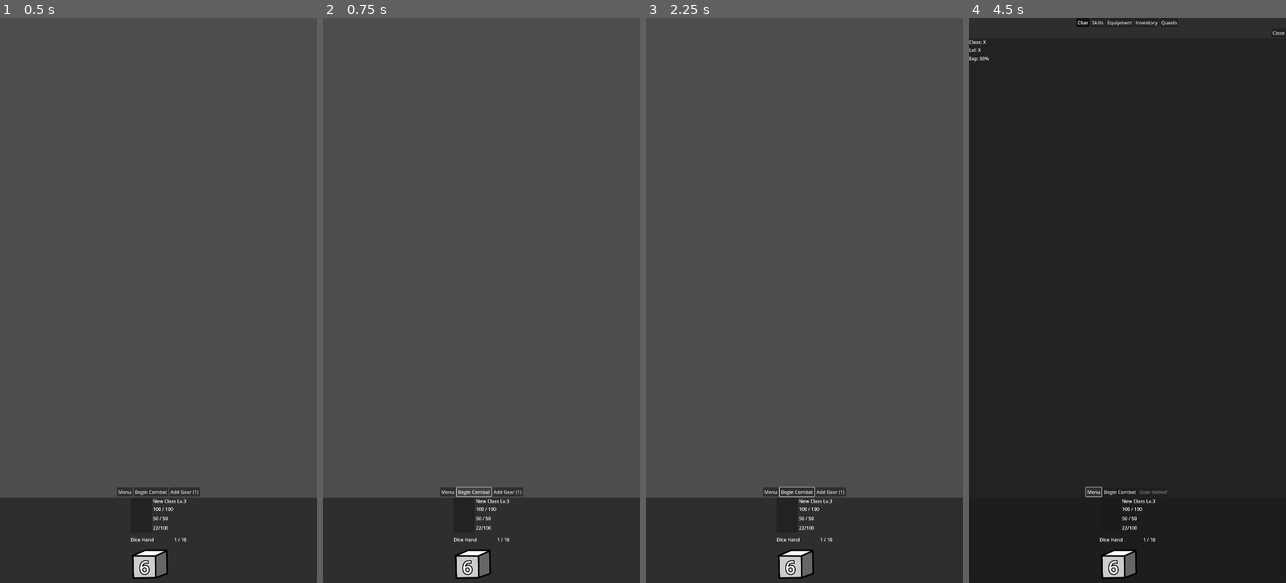
Above: before the commit, frames 1-4 (left to right).
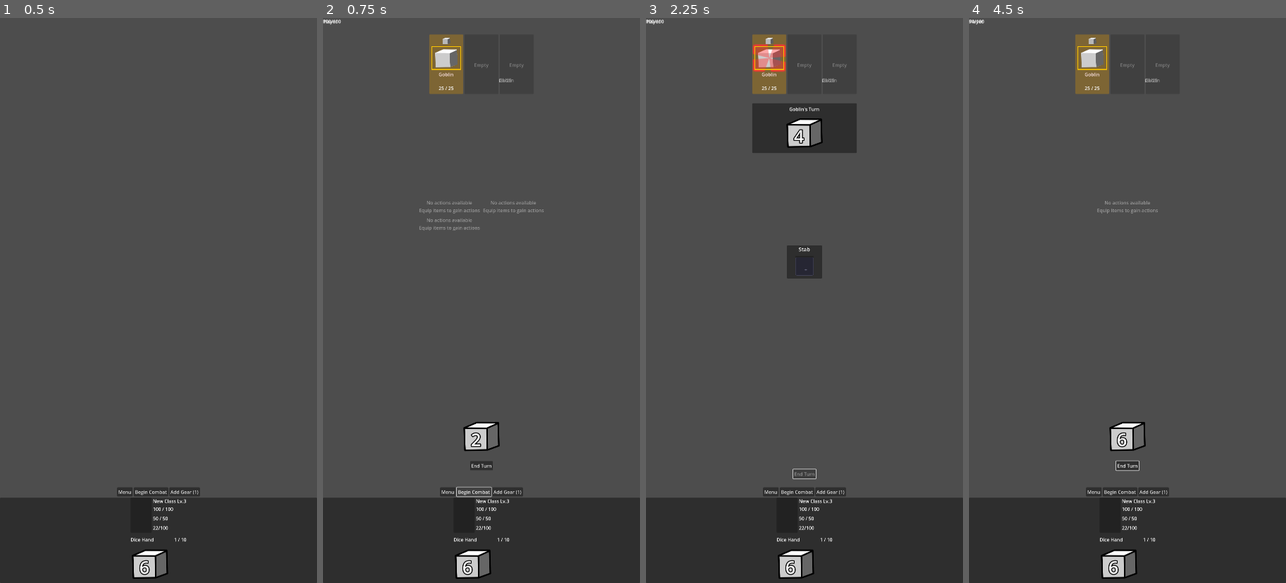
Above: after the commit, the same moments.

Repository: smugmonster66-design/godot-dice-rpg
Game: Godot game, scene res://scenes/game/map_scene.tscn
Two runs of this game, one before a commit and one after it. Both use one fixed random seed, a clock stepped at 60 frames per second and the inputs below.
Inputs (mouse positions are in pixels of both pictures, inside the frame that each line leads up to):
- Up to frame 1 (0.5 s): no input
- Up to frame 2 (0.75 s): click "Begin Combat" at 0.5 s
- Up to frame 3 (2.25 s): click (798, 492) at 1.25 s, where only the run before the commit has a clickable "Begin Combat"; click (804, 464) at 2 s, where only the run after the commit has a clickable "End Turn"
- Up to frame 4 (4.5 s): click (1152, 492) at 2.75 s, where only the run before the commit has a clickable "Add Gear (1)"; click (1121, 492) at 3.5 s, where only the run before the commit has a clickable "Begin Combat"; click (1092, 492) at 4.25 s, where only the run before the commit has a clickable "Menu"

Frame 1 is identical in both runs. In frame 2, 2.1% of the frame differs, in the area x 0-70%, y 0-80%; in frame 3, 4.7%; in frame 4, 84%, in the area x 0-100%, y 0-85%.

Commit message:
update

Diff:
--- a/menu_test.gd
+++ /dev/null
@@ -1,61 +0,0 @@
-# menu_test.gd
-# Test harness for menu - creates fake player data
-extends Control
-
-var player_menu: Control
-
-func _ready():
-	print("🧪 MENU TEST SCENE")
-
-	# Get menu reference
-	player_menu = $PlayerMenuMobile
-
-	# Create fake player for testing
-	var fake_player = create_test_player()
-
-	# Show menu
-	player_menu.show()
-	player_menu.open_menu(fake_player)
-
-	print("✅ Menu should now be visible")
-	print("💡 Press ESC to close menu")
-
-func create_test_player() -> Player:
-	"""Create a fake player with test data"""
-	var player = Player.new()
-	player.name = "TestPlayer"
-
-	# Set up a test class
-	var warrior = PlayerClass.create_warrior()
-	player.add_class("Warrior", warrior)
-	player.switch_class("Warrior")
-
-	# Add some test items
-	var test_sword = {
-		"name": "Test Sword",
-		"slot": "Main Hand",
-		"stats": {"strength": 10},
-		"description": "A test weapon"
-	}
-	player.add_to_inventory(test_sword)
-
-	var test_helmet = {
-		"name": "Test Helmet",
-		"slot": "Head",
-		"stats": {"armor": 5},
-		"description": "A test helmet"
-	}
-	player.add_to_inventory(test_helmet)
-
-	var test_potion = {
-		"name": "Health Potion",
-		"type": "Consumable",
-		"effect": "heal",
-		"amount": 50,
-		"description": "Restores 50 HP"
-	}
-	player.add_to_inventory(test_potion)
-
-	print("✅ Created test player with %d items" % player.inventory.size())
-
-	return player
--- a/resources/affixes/weapon/heavy weapon affixes/icy_blast_affix.tres
+++ b/resources/affixes/weapon/heavy weapon affixes/icy_blast_affix.tres
@@ -1,10 +1,12 @@
-[gd_resource type="Resource" script_class="Affix" load_steps=2 format=3 uid="uid://nvqiwprh2rv0"]
+[gd_resource type="Resource" script_class="Affix" load_steps=3 format=3 uid="uid://nvqiwprh2rv0"]
 
 [ext_resource type="Script" uid="uid://c8ianog20smkw" path="res://resources/data/affix.gd" id="1_8cptt"]
+[ext_resource type="Resource" uid="uid://dichqyjowjanf" path="res://resources/actions/items/weapons/heavy/first/icy_blast_action.tres" id="1_hb7h0"]
 
 [resource]
 script = ExtResource("1_8cptt")
 affix_name = "Icy Blast"
 description = "Grants the Icy Blast action. "
 category = 31
+granted_action = ExtResource("1_hb7h0")
 metadata/_custom_type_script = "uid://c8ianog20smkw"
--- a/resources/dice/enemy/d6_goblin_water_enchant.tres
+++ b/resources/dice/enemy/d6_goblin_water_enchant.tres
@@ -1,14 +1,16 @@
-[gd_resource type="Resource" script_class="DieResource" load_steps=6 format=3 uid="uid://rtmmv2m3yyt1"]
+[gd_resource type="Resource" script_class="DieResource" load_steps=7 format=3 uid="uid://rtmmv2m3yyt1"]
 
-[ext_resource type="Texture2D" uid="uid://bpyoyfpeoa6hb" path="res://assets/dice/D6s/d6-basic.png" id="1_axhbu"]
+[ext_resource type="Texture2D" uid="uid://dr42i14gm0fjv" path="res://assets/dice/d6-basic-fill.png" id="1_8tmxb"]
 [ext_resource type="Script" uid="uid://s6ivem1wgjrx" path="res://resources/data/dice_affix.gd" id="1_iqnyg"]
 [ext_resource type="Script" uid="uid://d3l85pyscg85h" path="res://resources/data/die_resource.gd" id="2_qeita"]
 [ext_resource type="Resource" uid="uid://bgdacj1mitxxo" path="res://resources/dice_affixes/water_enchant_dieaffix.tres" id="3_lntug"]
 [ext_resource type="Resource" uid="uid://bjjh553nkxst3" path="res://resources/dice_affixes/sparkly_affix/sparkle_dieaffix.tres" id="4_lntug"]
+[ext_resource type="Texture2D" uid="uid://bur1msy570ruf" path="res://assets/dice/d6-basic-stroke.png" id="6_rwn6i"]
 
 [resource]
 script = ExtResource("2_qeita")
 display_name = "Goblin Water Die"
-icon = ExtResource("1_axhbu")
+fill_texture = ExtResource("1_8tmxb")
+stroke_texture = ExtResource("6_rwn6i")
 inherent_affixes = Array[ExtResource("1_iqnyg")]([ExtResource("3_lntug"), ExtResource("4_lntug")])
 metadata/_custom_type_script = "uid://d3l85pyscg85h"
--- /dev/null
+++ b/resources/encounters/goblin_solo.tres
@@ -0,0 +1,13 @@
+[gd_resource type="Resource" script_class="CombatEncounter" load_steps=4 format=3 uid="uid://couqhbcv0nj5p"]
+
+[ext_resource type="Script" uid="uid://dgbvtipfph6x3" path="res://resources/data/enemy_data.gd" id="1_rt11r"]
+[ext_resource type="Script" uid="uid://bbk8nd6ma5i6p" path="res://resources/data/combat_encounter.gd" id="2_c0b3p"]
+[ext_resource type="Resource" uid="uid://ckwt0g0tr5gij" path="res://resources/enemies/goblin.tres" id="2_k0exw"]
+
+[resource]
+script = ExtResource("2_c0b3p")
+encounter_name = "Just One Goblin"
+description = "Just the one dude."
+encounter_id = "goblin_solo"
+enemies = Array[ExtResource("1_rt11r")]([ExtResource("2_k0exw")])
+metadata/_custom_type_script = "uid://bbk8nd6ma5i6p"
--- a/resources/enemies/goblin.tres
+++ b/resources/enemies/goblin.tres
@@ -1,20 +1,19 @@
-[gd_resource type="Resource" script_class="EnemyData" load_steps=8 format=3 uid="uid://ckwt0g0tr5gij"]
+[gd_resource type="Resource" script_class="EnemyData" load_steps=7 format=3 uid="uid://ckwt0g0tr5gij"]
 
 [ext_resource type="Script" uid="uid://b1kctq61bwysh" path="res://resources/data/action.gd" id="1_bxi3o"]
 [ext_resource type="Resource" uid="uid://c8dyd1d4rmg7g" path="res://resources/actions/enemy/goblins/goblin_stab.tres" id="2_3kmag"]
 [ext_resource type="Script" uid="uid://dgbvtipfph6x3" path="res://resources/data/enemy_data.gd" id="2_eoums"]
 [ext_resource type="Script" uid="uid://d3l85pyscg85h" path="res://resources/data/die_resource.gd" id="3_3kmag"]
-[ext_resource type="Texture2D" uid="uid://bpyoyfpeoa6hb" path="res://assets/dice/D6s/d6-basic.png" id="3_8263n"]
+[ext_resource type="Texture2D" uid="uid://dr42i14gm0fjv" path="res://assets/dice/d6-basic-fill.png" id="3_qxlb2"]
 [ext_resource type="Resource" uid="uid://byir7m1xtkf74" path="res://resources/dice/d6_basic.tres" id="5_qxlb2"]
-[ext_resource type="Resource" uid="uid://rtmmv2m3yyt1" path="res://resources/dice/enemy/d6_goblin_water_enchant.tres" id="6_qxlb2"]
 
 [resource]
 script = ExtResource("2_eoums")
 enemy_name = "Goblin"
 description = "He's stab-happy to see you."
-portrait = ExtResource("3_8263n")
+portrait = ExtResource("3_qxlb2")
 max_health = 25
-starting_dice = Array[ExtResource("3_3kmag")]([ExtResource("5_qxlb2"), ExtResource("6_qxlb2")])
+starting_dice = Array[ExtResource("3_3kmag")]([ExtResource("5_qxlb2")])
 combat_actions = Array[ExtResource("1_bxi3o")]([ExtResource("2_3kmag")])
 ai_strategy = 0
 experience_reward = 15
--- a/scenes/game/map_scene.tscn
+++ b/scenes/game/map_scene.tscn
@@ -6,7 +6,7 @@
 [ext_resource type="Script" uid="uid://bmitbn1xm1k41" path="res://scripts/ui/components/combat_button.gd" id="2_t547c"]
 [ext_resource type="Script" uid="uid://cmngrutsjny1t" path="res://scripts/ui/combat/post_combat_summary.gd" id="3_2b48g"]
 [ext_resource type="Script" uid="uid://gax4pbuq25uv" path="res://resources/data/equippable_item.gd" id="3_3c4m5"]
-[ext_resource type="Resource" uid="uid://bd34csdn887p6" path="res://resources/encounters/goblins_basic.tres" id="3_o83tl"]
+[ext_resource type="Resource" uid="uid://couqhbcv0nj5p" path="res://resources/encounters/goblin_solo.tres" id="5_t547c"]
 [ext_resource type="PackedScene" uid="uid://cqp8tlucqj7xe" path="res://scenes/ui/map/map_dice_panel.tscn" id="8_bg5j8"]
 [ext_resource type="Resource" uid="uid://dynp53wsejoff" path="res://resources/items/main hand/frost_hammer.tres" id="10_5osyn"]
 
@@ -135,7 +135,7 @@
 layout_mode = 2
 text = "Begin Combat"
 script = ExtResource("2_t547c")
-encounter = ExtResource("3_o83tl")
+encounter = ExtResource("5_t547c")
 
 [node name="AddStartingGearButton" type="Button" parent="UILayer/VBoxContainer/TopBar"]
 layout_mode = 2
--- a/scenes/menu_test.tscn
+++ /dev/null
@@ -1,19 +0,0 @@
-[gd_scene load_steps=3 format=3 uid="uid://c1e43xmo8a6mj"]
-
-[ext_resource type="Script" uid="uid://ds7slbhppb4ic" path="res://menu_test.gd" id="1_6d51h"]
-[ext_resource type="Script" uid="uid://cids66pnijm6v" path="res://scripts/ui/menus/player_menu_mobile.gd" id="2_swvxw"]
-
-[node name="MenuTest" type="Control"]
-layout_mode = 3
-anchors_preset = 15
-anchor_right = 1.0
-anchor_bottom = 1.0
-grow_horizontal = 2
-grow_vertical = 2
-script = ExtResource("1_6d51h")
-
-[node name="PlayerMenuMobile" type="Control" parent="."]
-anchors_preset = 0
-offset_right = 40.0
-offset_bottom = 40.0
-script = ExtResource("2_swvxw")
--- a/scenes/ui/components/dice/die_face_d10.tscn
+++ b/scenes/ui/components/dice/die_face_d10.tscn
@@ -1,12 +1,8 @@
-[gd_scene load_steps=3 format=3 uid="uid://hwhmyuwow310"]
+[gd_scene load_steps=2 format=3 uid="uid://hwhmyuwow310"]
 
 [ext_resource type="PackedScene" uid="uid://d3857al3f5842" path="res://scenes/ui/components/dice/die_face_base.tscn" id="1_kcqko"]
-[ext_resource type="Texture2D" uid="uid://bpyoyfpeoa6hb" path="res://assets/dice/D6s/d6-basic.png" id="2_pyddp"]
 
 [node name="DiceFace" instance=ExtResource("1_kcqko")]
-
-[node name="TextureRect" parent="." index="0"]
-texture = ExtResource("2_pyddp")
 
 [node name="ValueLabel" parent="." index="1"]
 offset_left = 23.0
--- a/scenes/ui/components/dice/die_face_d12.tscn
+++ b/scenes/ui/components/dice/die_face_d12.tscn
@@ -1,12 +1,8 @@
-[gd_scene load_steps=3 format=3 uid="uid://bdd66ionmp5y0"]
+[gd_scene load_steps=2 format=3 uid="uid://bdd66ionmp5y0"]
 
 [ext_resource type="PackedScene" uid="uid://d3857al3f5842" path="res://scenes/ui/components/dice/die_face_base.tscn" id="1_4ao8q"]
-[ext_resource type="Texture2D" uid="uid://dhiev4ey2efif" path="res://assets/dice/d12s/d12-basic.png" id="2_4ao8q"]
 
 [node name="DiceFace" instance=ExtResource("1_4ao8q")]
-
-[node name="TextureRect" parent="." index="0"]
-texture = ExtResource("2_4ao8q")
 
 [node name="ValueLabel" parent="." index="1"]
 offset_left = 45.0
--- a/scenes/ui/components/dice/die_face_d20.tscn
+++ b/scenes/ui/components/dice/die_face_d20.tscn
@@ -1,12 +1,8 @@
-[gd_scene load_steps=3 format=3 uid="uid://07hfk0kbpyg0"]
+[gd_scene load_steps=2 format=3 uid="uid://07hfk0kbpyg0"]
 
 [ext_resource type="PackedScene" uid="uid://d3857al3f5842" path="res://scenes/ui/components/dice/die_face_base.tscn" id="1_73o5s"]
-[ext_resource type="Texture2D" uid="uid://bpyoyfpeoa6hb" path="res://assets/dice/D6s/d6-basic.png" id="2_ad2yn"]
 
 [node name="DiceFace" instance=ExtResource("1_73o5s")]
-
-[node name="TextureRect" parent="." index="0"]
-texture = ExtResource("2_ad2yn")
 
 [node name="ValueLabel" parent="." index="1"]
 offset_left = 23.0
--- a/scenes/ui/components/dice/die_face_d4.tscn
+++ b/scenes/ui/components/dice/die_face_d4.tscn
@@ -1,12 +1,8 @@
-[gd_scene load_steps=3 format=3 uid="uid://bb36arbf4v52j"]
+[gd_scene load_steps=2 format=3 uid="uid://bb36arbf4v52j"]
 
 [ext_resource type="PackedScene" uid="uid://d3857al3f5842" path="res://scenes/ui/components/dice/die_face_base.tscn" id="1_r0c6s"]
-[ext_resource type="Texture2D" uid="uid://bpyoyfpeoa6hb" path="res://assets/dice/D6s/d6-basic.png" id="2_qlm7d"]
 
 [node name="DiceFace" instance=ExtResource("1_r0c6s")]
-
-[node name="TextureRect" parent="." index="0"]
-texture = ExtResource("2_qlm7d")
 
 [node name="ValueLabel" parent="." index="1"]
 offset_left = 23.0
--- a/scenes/ui/components/dice/die_face_d6.tscn
+++ b/scenes/ui/components/dice/die_face_d6.tscn
@@ -1,12 +1,8 @@
-[gd_scene load_steps=3 format=3 uid="uid://420xy563i06n"]
+[gd_scene load_steps=2 format=3 uid="uid://420xy563i06n"]
 
 [ext_resource type="PackedScene" uid="uid://d3857al3f5842" path="res://scenes/ui/components/dice/die_face_base.tscn" id="1_2jhwf"]
-[ext_resource type="Texture2D" uid="uid://bpyoyfpeoa6hb" path="res://assets/dice/D6s/d6-basic.png" id="2_2jhwf"]
 
 [node name="DiceFace" instance=ExtResource("1_2jhwf")]
-
-[node name="TextureRect" parent="." index="0"]
-texture = ExtResource("2_2jhwf")
 
 [node name="ValueLabel" parent="." index="1"]
 offset_left = 23.0
--- a/scenes/ui/components/dice/die_face_d8.tscn
+++ b/scenes/ui/components/dice/die_face_d8.tscn
@@ -1,12 +1,8 @@
-[gd_scene load_steps=3 format=3 uid="uid://pdgm4der3bkw"]
+[gd_scene load_steps=2 format=3 uid="uid://pdgm4der3bkw"]
 
 [ext_resource type="PackedScene" uid="uid://d3857al3f5842" path="res://scenes/ui/components/dice/die_face_base.tscn" id="1_fm2er"]
-[ext_resource type="Texture2D" uid="uid://bpyoyfpeoa6hb" path="res://assets/dice/D6s/d6-basic.png" id="2_1ux0x"]
 
 [node name="DiceFace" instance=ExtResource("1_fm2er")]
-
-[node name="TextureRect" parent="." index="0"]
-texture = ExtResource("2_1ux0x")
 
 [node name="ValueLabel" parent="." index="1"]
 offset_left = 23.0
--- a/scripts/autoload/game_manager.gd
+++ b/scripts/autoload/game_manager.gd
@@ -53,6 +53,8 @@
 	if current.name == "MapScene":
 		print("🎮 Current scene: MapScene")
 		map_scene_instance = current
+		# After getting map_scene_instance
+		print("🎮 MapScene instance scene_file_path: %s" % map_scene_instance.scene_file_path)
 
 		# Initialize player
 		initialize_player()
--- a/scripts/data/dice_pool.gd
+++ /dev/null
@@ -1,76 +0,0 @@
-# dice_pool.gd - Visual display of player's DieData dice
-extends HBoxContainer
-
-var player: Player = null
-
-func initialize(p_player: Player):
-	player = p_player
-
-	if player.dice_pool:
-		player.dice_pool.dice_rolled.connect(_on_dice_rolled)
-		display_dice()
-
-func _on_dice_rolled(_dice: Array):
-	display_dice()
-
-func display_dice():
-	# Clear existing
-	for child in get_children():
-		child.queue_free()
-
-	if not player or not player.dice_pool:
-		return
-
-	# Create visual for each available die
-	for die in player.dice_pool.available_dice:
-		var die_visual = create_die_visual(die)
-		add_child(die_visual)
-
-func create_die_visual(die: DieResource) -> Control:
-	var panel = PanelContainer.new()
-	panel.custom_minimum_size = Vector2(60, 60)
-
-	# Enable drag detection on the panel itself
-	var drag_detector = Control.new()
-	drag_detector.set_anchors_preset(Control.PRESET_FULL_RECT)
-	drag_detector.mouse_filter = Control.MOUSE_FILTER_STOP
-
-	# Override drag functions on the drag detector
-	drag_detector.set_script(preload("res://scripts/die_drag_handler.gd"))
-	drag_detector.die_data = die
-
-	panel.add_child(drag_detector)
-
-	var vbox = VBoxContainer.new()
-	vbox.mouse_filter = Control.MOUSE_FILTER_IGNORE
-	drag_detector.add_child(vbox)
-
-	# Die type label
-	var type_label = Label.new()
-	type_label.text = "D%d" % die.die_type
-	type_label.horizontal_alignment = HORIZONTAL_ALIGNMENT_CENTER
-	type_label.add_theme_font_size_override("font_size", 10)
-	type_label.mouse_filter = Control.MOUSE_FILTER_IGNORE
-	vbox.add_child(type_label)
-
-	# Current value
-	var value_label = Label.new()
-	value_label.text = str(die.get_total_value())
-	value_label.horizontal_alignment = HORIZONTAL_ALIGNMENT_CENTER
-	value_label.add_theme_font_size_override("font_size", 24)
-	value_label.mouse_filter = Control.MOUSE_FILTER_IGNORE
-	vbox.add_child(value_label)
-
-	# Tags
-	if die.tags.size() > 0:
-		var tag_label = Label.new()
-		tag_label.text = "[%s]" % ", ".join(die.tags)
-		tag_label.horizontal_alignment = HORIZONTAL_ALIGNMENT_CENTER
-		tag_label.add_theme_font_size_override("font_size", 8)
-		tag_label.mouse_filter = Control.MOUSE_FILTER_IGNORE
-		vbox.add_child(tag_label)
-
-	# Color based on die
-	panel.modulate = die.color
-
-	return panel
--- a/scripts/ui/components/combat_button.gd
+++ b/scripts/ui/components/combat_button.gd
@@ -29,9 +29,30 @@
 # INITIALIZATION
 # ============================================================================
 
+
+
 func _ready():
-	print("🔴 CombatButton._ready() - path: %s" % get_path())
-	print("   encounter: %s" % encounter)
+	print("🔴 CombatButton._ready()")
+
+	# Test loading the scripts
+	var encounter_script = load("res://resources/data/combat_encounter.gd")
+	print("   combat_encounter.gd: %s" % encounter_script)
+
+	var enemy_script = load("res://resources/data/enemy_data.gd")
+	print("   enemy_data.gd: %s" % enemy_script)
+
+	# Test loading the enemy resource
+	var goblin = load("res://resources/enemies/goblin.tres")
+	print("   goblin.tres: %s" % goblin)
+
+	# Test loading the encounter
+	var encounter_res = load("res://resources/encounters/goblins_basic.tres")
+	print("   goblins_basic.tres: %s" % encounter_res)
+
+	if encounter_res and not encounter:
+		encounter = encounter_res
+		print("   FORCE ASSIGNED!")
+
 	# Connect button press
 	if not pressed.is_connected(_on_pressed):
 		pressed.connect(_on_pressed)
@@ -43,6 +64,8 @@
 	# Validate encounter
 	if validate_on_ready:
 		_validate_encounter()
+
+
 
 func _validate_encounter():
 	"""Validate the encounter configuration"""
--- a/scripts/ui/components/die_visual.gd
+++ b/scripts/ui/components/die_visual.gd
@@ -517,19 +517,53 @@
 		face.position = -face_size / 2
 		face.size = face_size
 
+		# Update value label
 		var label = face.find_child("ValueLabel", true, false) as Label
 		if label:
 			label.text = str(die_data.get_total_value())
 
+		# Find and set fill texture
 		var tex = face.find_child("TextureRect", true, false) as TextureRect
-		print("Drag preview - tex found: ", tex)
-
-		if tex and die_data.color != Color.WHITE:
-			tex.modulate = die_data.color
-
-		print("Drag preview - calling _apply_preview_affix_effects")
+		if tex:
+			# Assign fill texture from die data
+			if die_data.fill_texture:
+				tex.texture = die_data.fill_texture
+
+			# Apply color tint
+			if die_data.color != Color.WHITE:
+				tex.modulate = die_data.color
+
+			# Create stroke texture on top
+			if die_data.stroke_texture:
+				var stroke_tex = TextureRect.new()
+				stroke_tex.name = "StrokeTextureRect"
+				stroke_tex.texture = die_data.stroke_texture
+				stroke_tex.custom_minimum_size = tex.custom_minimum_size
+				stroke_tex.size = tex.size
+				stroke_tex.position = tex.position
+				stroke_tex.expand_mode = tex.expand_mode
+				stroke_tex.stretch_mode = tex.stretch_mode
+				stroke_tex.mouse_filter = Control.MOUSE_FILTER_IGNORE
+
+				# Copy anchors and layout
+				stroke_tex.set_anchors_preset(Control.PRESET_FULL_RECT)
+				stroke_tex.anchor_left = tex.anchor_left
+				stroke_tex.anchor_top = tex.anchor_top
+				stroke_tex.anchor_right = tex.anchor_right
+				stroke_tex.anchor_bottom = tex.anchor_bottom
+				stroke_tex.offset_left = tex.offset_left
+				stroke_tex.offset_top = tex.offset_top
+				stroke_tex.offset_right = tex.offset_right
+				stroke_tex.offset_bottom = tex.offset_bottom
+
+				# Add as sibling after fill texture
+				var parent = tex.get_parent()
+				parent.add_child(stroke_tex)
+				parent.move_child(stroke_tex, tex.get_index() + 1)
+
 		_apply_preview_affix_effects(wrapper, face, tex)
 	else:
+		# Fallback - create simple label
 		var label = Label.new()
 		label.text = str(die_data.get_total_value()) if die_data else "?"
 		label.custom_minimum_size = face_size
@@ -541,7 +575,6 @@
 
 	wrapper.modulate = Color(1.0, 1.0, 1.0, 0.8)
 	return wrapper
-
 
 
 func _apply_preview_affix_effects(wrapper: Control, face: Control, tex: TextureRect):
Not shown, removed: menu_test.gd.uid
Not shown, removed: scripts/data/dice_pool.gd.uid
